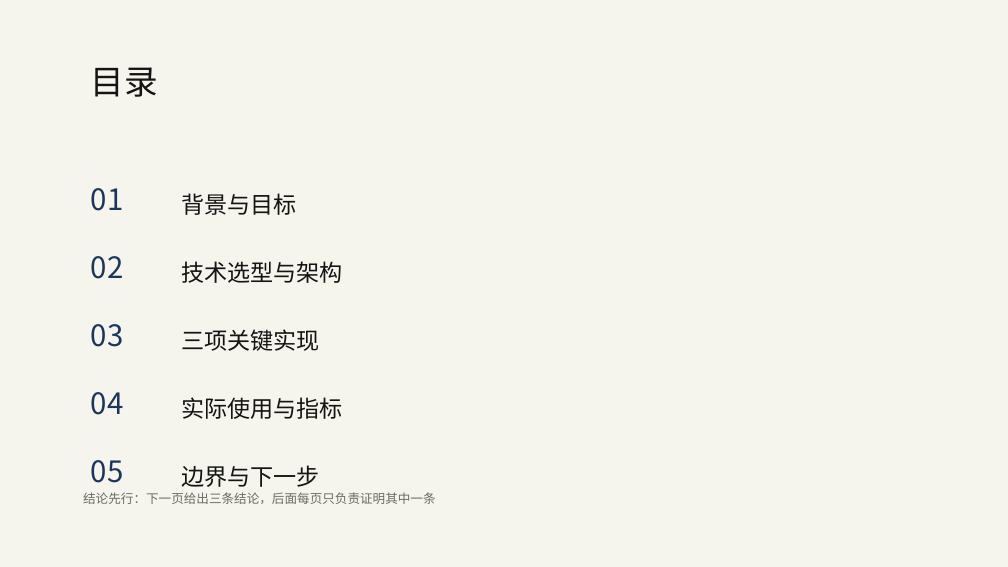
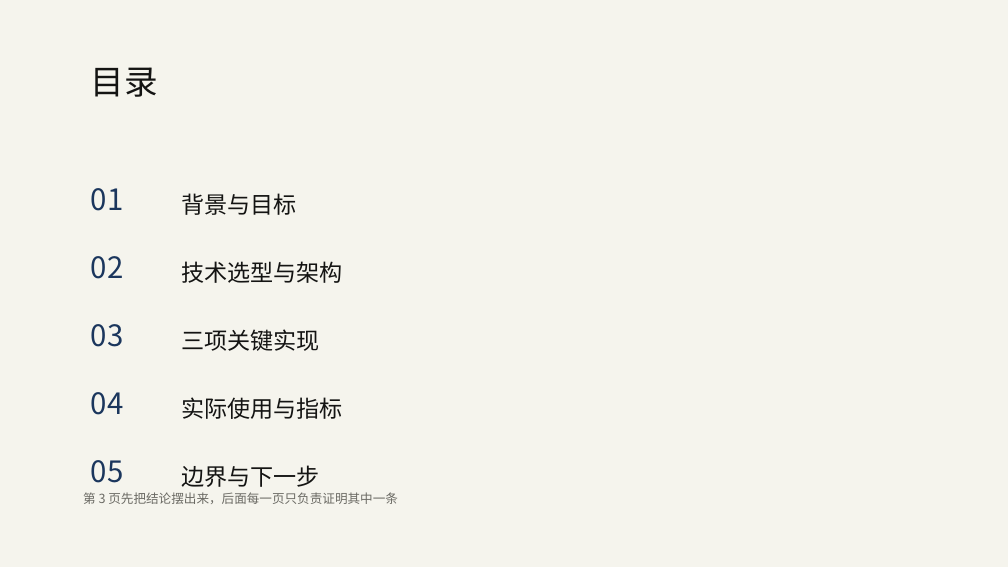
Before and after one commit to Baicaicn23/StudyGraph, a slide deck: slide 2 of docs/作品集/参赛/知迹答辩/知迹答辩.pptx. Drawn at 1008x567 pixels with LibreOffice and Linux fonts; fonts in the diff are those of the drawing. Boxes give left, top, right and bottom in pixels: in the first picture for what was removed or moved away, otherwise in the second. Text is boxed around its words. In the diff, an @@ line names an element or a change of style, - is before the commit and + after.

```diff
--- a/docs/作品集/参赛/知迹答辩/知迹答辩.pptx
+++ b/docs/作品集/参赛/知迹答辩/知迹答辩.pptx
@@ text at (83,492,398,504): text changed @@
-结论先行：下一页给出三条结论，后面每页只负责证明其中一条
+第 3 页先把结论摆出来，后面每一页只负责证明其中一条
```
Also in this commit, not shown: 10 other slides changed, 2 other files.
